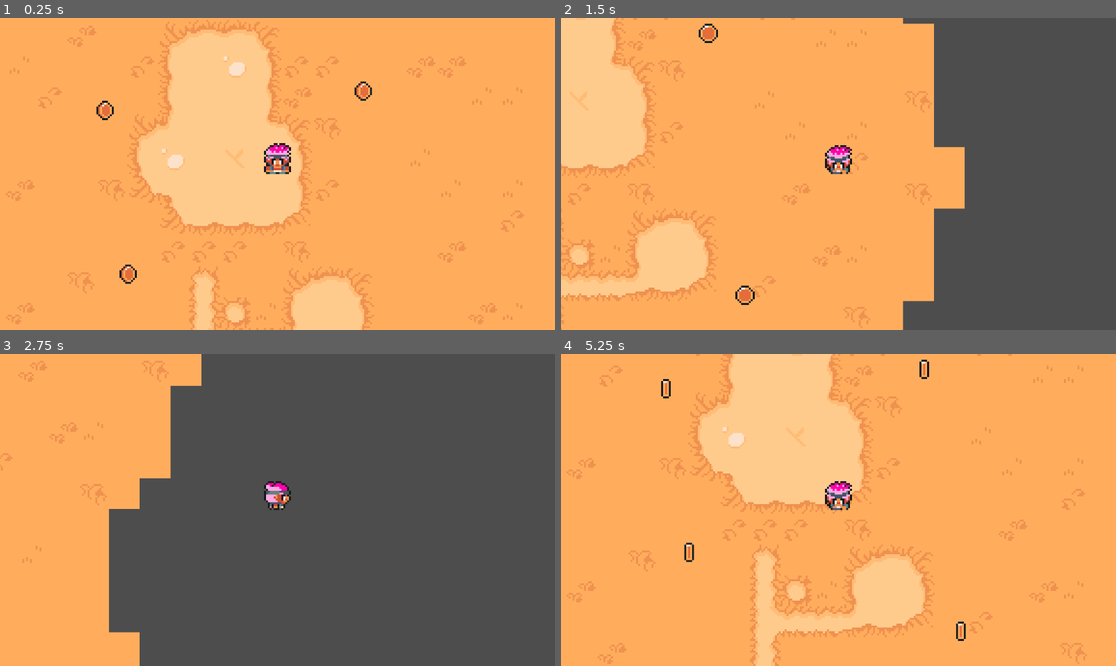
Above: before the commit, frames 1-4 (two rows, left to right).
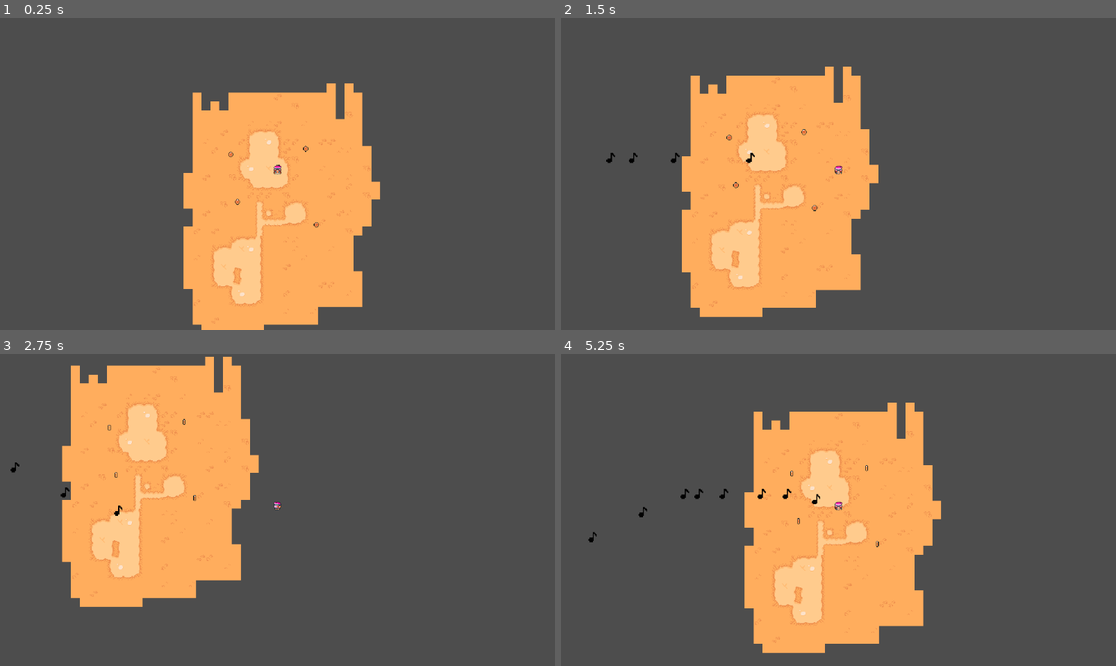
Above: after the commit, the same moments.

Repository: Vincent0103/cowboy-bebop
Game: Godot game, scene res://scenes/game.tscn
Two runs of this game, one before a commit and one after it. Both use one fixed random seed, a clock stepped at 60 frames per second and the inputs below.
Inputs (mouse positions are in pixels of both pictures, inside the frame that each line leads up to):
- Up to frame 1 (0.25 s): no input
- Up to frame 2 (1.5 s): tap Enter (ui_accept) at 0.5, 0.6, 0.77, 1.07 s; move the mouse to (960, 158) at 0.52 s; hold D (right) 0.53-1.28 s; move the mouse to (727, 189) at 1.27 s; hold S (down) from 1.28 s (still down); click (727, 189) at 1.35 s
- Up to frame 3 (2.75 s): tap Enter (ui_accept) at 1.52, 1.55, 1.82, 2.1 s; move the mouse to (333, 441) at 2.02 s; release S (down) at 2.03 s; hold D (right) from 2.03 s (still down)
- Up to frame 4 (5.25 s): move the mouse to (810, 572) at 2.77 s; release D (right) at 2.78 s; hold W (up) 2.78-3.53 s; click (810, 572) at 2.85 s; tap Enter (ui_accept) at 3.02, 3.05, 3.32, 3.6, 3.77, 4.07, 4.52, 4.55, 4.82, 5.1 s; move the mouse to (1005, 556) at 3.52 s; hold A (left) 3.53-5.03 s; move the mouse to (672, 463) at 4.27 s; click (672, 463) at 4.35 s; move the mouse to (866, 510) at 5.02 s; hold S (down) from 5.03 s (still down)

The runs differ from the first frame. In frame 1, 88% of the frame differs, in the area x 0-100%, y 0-100%; in frame 2, 49%; in frame 3, 30%; in frame 4, 88%.

Commit message:
projectiles

Diff:
--- /dev/null
+++ b/cowboy-bebop/scenes/area_2d.tscn
@@ -0,0 +1,18 @@
+[gd_scene load_steps=4 format=3 uid="uid://46modupn0bui"]
+
+[ext_resource type="Texture2D" uid="uid://5iensepvjqrf" path="res://assets/sprites/attaque melo.png" id="1_p287g"]
+[ext_resource type="Script" path="res://scripts/area_2d.gd" id="1_t7ewy"]
+
+[sub_resource type="CircleShape2D" id="CircleShape2D_goxcx"]
+
+[node name="bullet" type="Area2D"]
+position = Vector2(4, -1)
+script = ExtResource("1_t7ewy")
+
+[node name="CollisionShape2D" type="CollisionShape2D" parent="."]
+position = Vector2(-3, 0)
+shape = SubResource("CircleShape2D_goxcx")
+
+[node name="AttaqueMelo" type="Sprite2D" parent="."]
+scale = Vector2(1.91, 2.005)
+texture = ExtResource("1_p287g")
--- /dev/null
+++ b/cowboy-bebop/scenes/game.gd
@@ -0,0 +1,19 @@
+extends Node2D
+@onready var bullet = preload("res://scenes/area_2d.tscn")
+
+var bullet_scene :PackedScene
+var player : Node2D
+
+func _ready():
+	player = get_node("/root/Game/Player")
+	if player :
+		print("Joueur trouve",player.position)
+	else :
+		print ("Joueur non trouve")
+
+func _physics_process(delta: float) -> void:
+	if Input.is_action_just_pressed("ui_accept"):
+		var bullet_temp = bullet.instantiate()
+		bullet_temp.position = player.position
+		bullet_temp.direction = -1
+		add_child(bullet_temp)
--- a/cowboy-bebop/scenes/game.tscn
+++ b/cowboy-bebop/scenes/game.tscn
@@ -1,5 +1,6 @@
-[gd_scene load_steps=6 format=3 uid="uid://dx0ccmwrjqpa2"]
-
+[gd_scene load_steps=7 format=3 uid="uid://dx0ccmwrjqpa2"]
+
+[ext_resource type="Script" path="res://scenes/game.gd" id="1_g2au4"]
 [ext_resource type="PackedScene" uid="uid://b37b3qsf7mcik" path="res://scenes/player.tscn" id="1_owgjb"]
 [ext_resource type="Texture2D" uid="uid://c74qrub1qoplq" path="res://assets/sprites/TilesetFloor.png" id="2_yclnt"]
 [ext_resource type="PackedScene" uid="uid://bqhvmigvtgp8s" path="res://scenes/goldenMelody.tscn" id="3_ck8o3"]
@@ -193,6 +194,7 @@
 sources/0 = SubResource("TileSetAtlasSource_yqyu1")
 
 [node name="Game" type="Node2D"]
+script = ExtResource("1_g2au4")
 
 [node name="TileMap" type="TileMap" parent="."]
 tile_set = SubResource("TileSet_olmng")
@@ -200,10 +202,10 @@
 layer_0/tile_data = PackedInt32Array(-196611, 65536, 1, -131075, 65536, 1, -65539, 65536, 1, -3, 65536, 1, -4, 65536, 4 …(7614 unchanged characters)…
 
 [node name="Player" parent="." instance=ExtResource("1_owgjb")]
-position = Vector2(-2, 0)
+position = Vector2(-8, 2)
 
 [node name="Camera2D" type="Camera2D" parent="Player"]
-zoom = Vector2(4, 4)
+zoom = Vector2(1.16, 1.16)
 
 [node name="Coin" parent="." instance=ExtResource("3_ck8o3")]
 position = Vector2(-91, -33)
--- /dev/null
+++ b/cowboy-bebop/scripts/area_2d.gd
@@ -0,0 +1,7 @@
+extends Area2D
+var speed = 300
+var direction = 1
+
+# Called every frame. 'delta' is the elapsed time since the previous frame.
+func _process(delta: float) -> void:
+	position.x += speed * direction * delta
--- a/cowboy-bebop/scripts/player.gd
+++ b/cowboy-bebop/scripts/player.gd
@@ -3,6 +3,8 @@
 @export var speed = 150
 @onready var animatedSprite = $AnimatedSprite2D
 var last_direction = 0
+
+
 
 func get_input():
 	var input_direction = Input.get_vector("left", "right", "up", "down")
@@ -30,6 +32,6 @@
 		else: animatedSprite.play("idle_right")
 
 
-func _physics_process(delta):
+func _physics_process(delta: float) -> void:
 	get_input()
 	move_and_slide()
Binary file added: cowboy-bebop/assets/sprites/GoldenMelody.png
Not shown, added: cowboy-bebop/assets/sprites/GoldenMelody.png.import
Binary file added: cowboy-bebop/assets/sprites/attaque melo.png
Not shown, added: cowboy-bebop/assets/sprites/attaque melo.png.import
